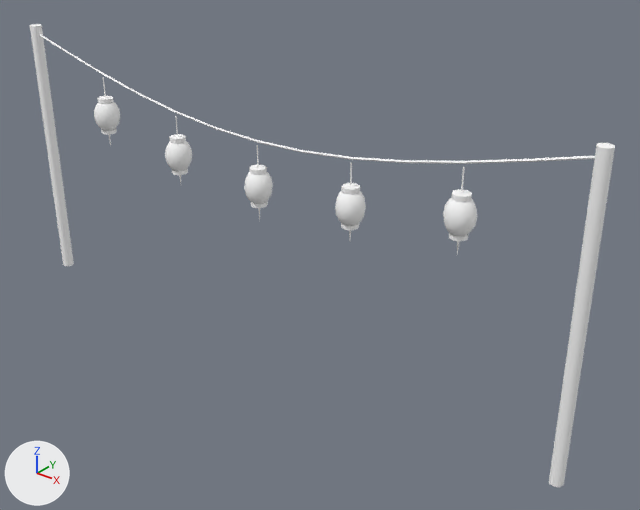
An edit to the Blender file art/env/lantern_string.blend, drawn before and after from the same camera.
The view is the same before and after, from a 50 mm camera at (6.58, -7.09, 6.04) aimed at (0.66, 0.31, 1.45). Arrows for +X, +Y and +Z are at lower left; the lights stay in place. The picture after the commit comes second. Objects named as collision shapes, trigger or cutter boxes, shadow casters or lower levels of detail are left out.

Names of what the first picture shows: 'LanternString'.
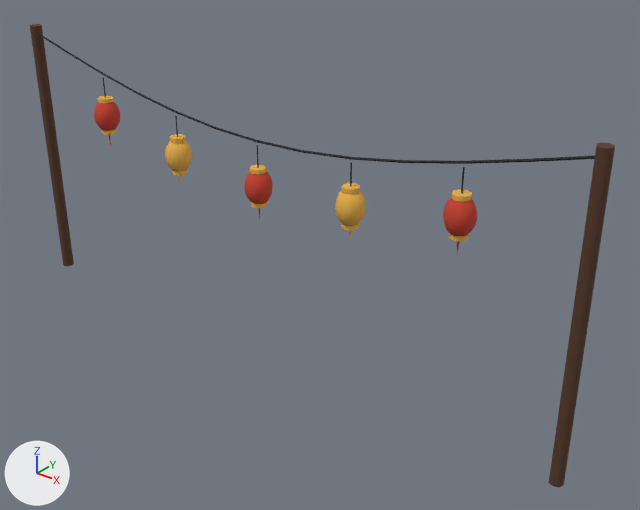
What differs and where, as boxes [x1, y1, x2, y2] in the pictures (640 x 510 px):
'LanternString', recoloured, surface changed
    both: [30, 24, 615, 487]

The change, as a diff of the scene's bpy script:
```diff
--- a/art/env/lantern_string.blend.py
+++ b/art/env/lantern_string.blend.py
@@ mat_vk_vcol @@
 n0 = _N.new('ShaderNodeBsdfPrincipled'); n0.name = 'Principled BSDF'
-n0.inputs[0].default_value = (1.0, 1.0, 1.0, 1.0)  # 'Base Color', white #ffffff
 n0.inputs[2].default_value = 0.9  # 'Roughness'
 n1 = _N.new('ShaderNodeOutputMaterial'); n1.name = 'Material Output'
+n2 = _N.new('ShaderNodeVertexColor'); n2.name = 'Color Attribute'
+n2.layer_name = 'Color'
 _L.new(n0.outputs[0], n1.inputs[0])  # 'BSDF' to 'Surface'
+_L.new(n2.outputs[0], n0.inputs[0])  # 'Color' to 'Base Color'
@@ me_lanternstring @@
 me_lanternstring.from_pydata(...)  # 901 vertices, 887 faces; spans x -4.08..4.08, y -0.17..0.17, z 0.0..3.6
 # used by ob_lanternstring; location = (0.0, 0.0, 0.0)
+# me_lanternstring part 1: 647 kept faces spanning x -4.08..4.08, y -0.17..0.17, z 0.0..3.6 get new vertex colours
 me_lanternstring.materials.append(mat_vk_vcol)
```
